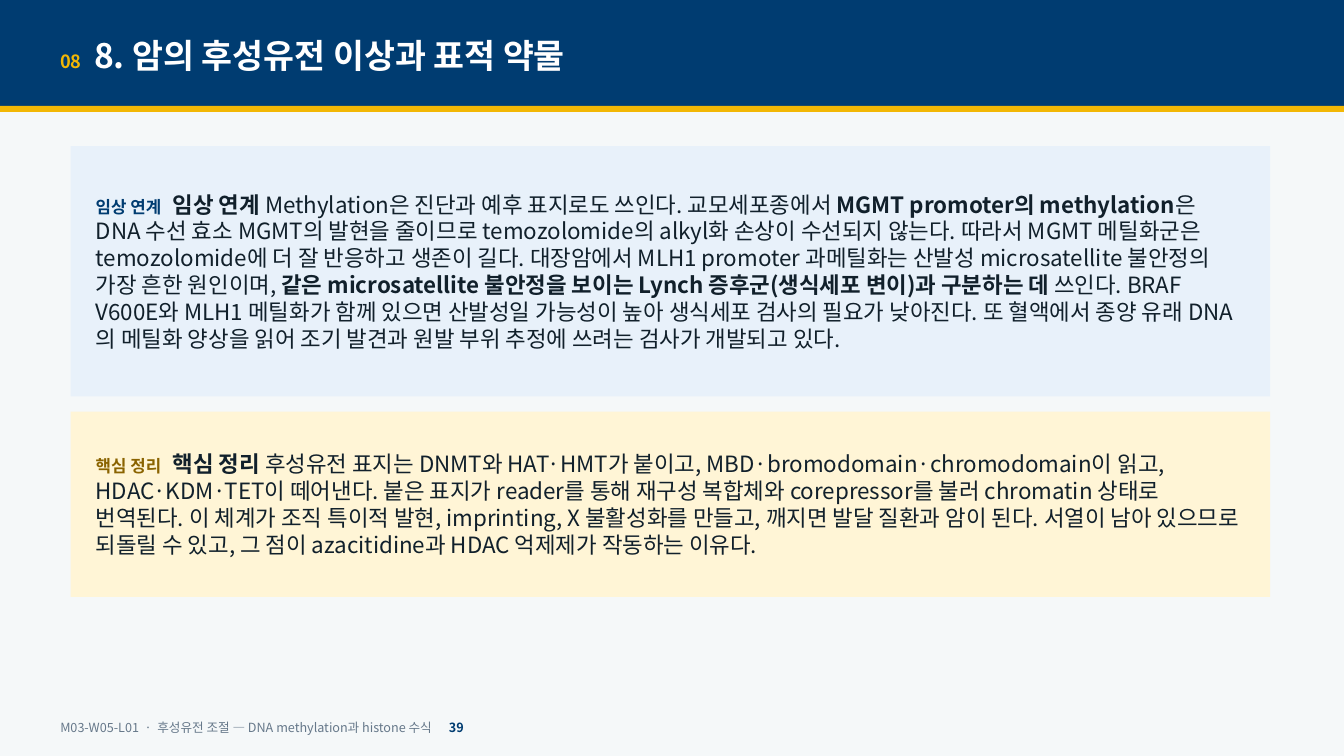
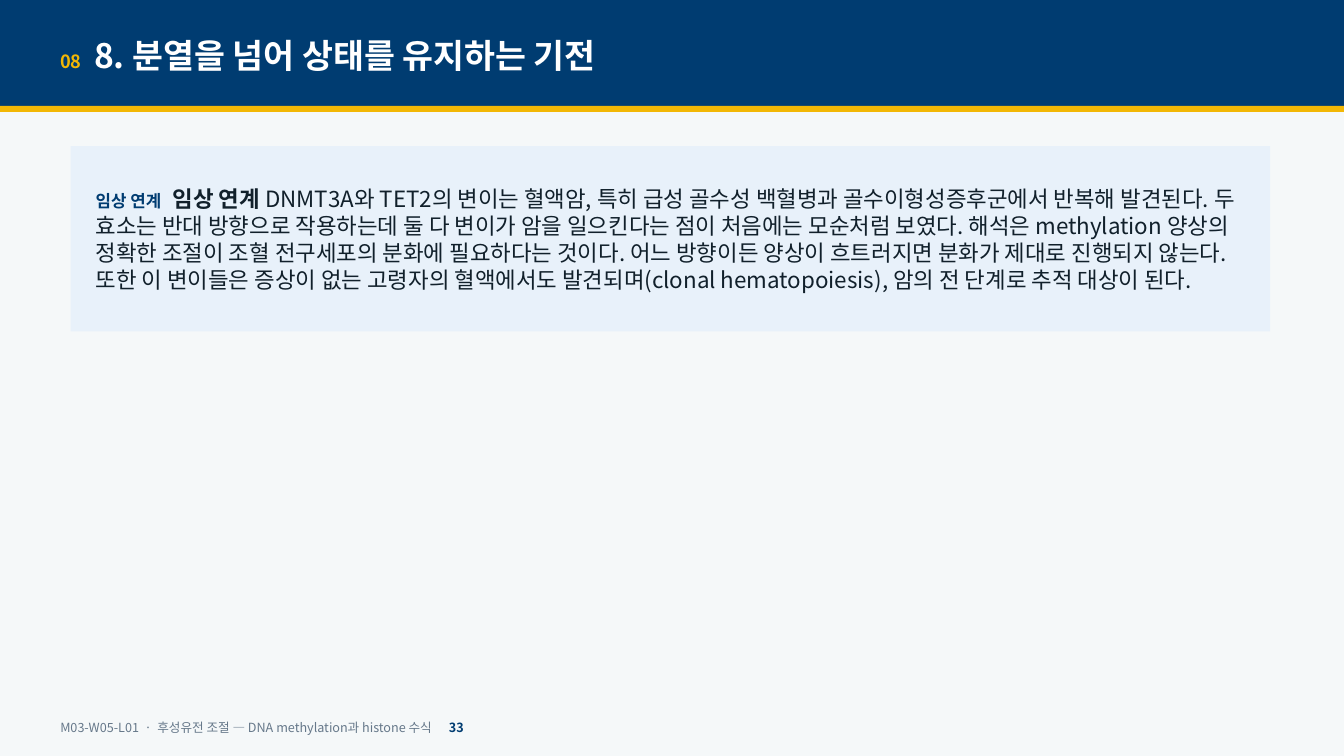
Before and after one commit to hoperiasd2/hoperiasd2.github.io, a slide deck: slide 33 of curriculum/M03/W05/L01/slides.pptx (slide 39 before the commit). Drawn at 1344x756 pixels with LibreOffice and Linux fonts; fonts in the diff are those of the drawing. Boxes give left, top, right and bottom in pixels: in the first picture for what was removed or moved away, otherwise in the second. Text is boxed around its words. In the diff, an @@ line names an element or a change of style, - is before the commit and + after.

```diff
--- a/curriculum/M03/W05/L01/slides.pptx
+++ b/curriculum/M03/W05/L01/slides.pptx
@@ text at <box>60,39,596,71</box>: text changed @@
-08 8. 암의 후성유전 이상과 표적 약물
+08 8. 분열을 넘어 상태를 유지하는 기전
@@ rectangle "임상 연계 임상 연계 DNMT3A와 ...": place and size @@
-rectangle "임상 연계 임상 연계 DNMT3A와 ..." at <box>71,146,1270,396</box>
+rectangle "임상 연계 임상 연계 DNMT3A와 ..." at <box>71,146,1270,332</box>
@@ text in rectangle at <box>96,188,1235,293</box>: text changed @@
-임상 연계 임상 연계 Methylation은 진단과 예후 표지로도 쓰인다. 교모세포종에서 MGMT promoter의 methylation은 DNA 수선 효소 MGMT의 발현을 줄이므로 temozolomide의 alkyl화 손상이 수선되지 않는다. 따라서 MGMT 메틸화군은 temozolomide에 더 잘 반응하고 생존이 길다. 대장암에서 MLH1 promoter 과메틸화는 산발성 microsatellite 불안정의 가장 흔한 원인이며, 같은 microsatellite 불안정을 보이는 Lynch 증후군(생식세포 변이)과 구분하는 데 쓰인다. BRAF V600E와 MLH1 메틸화가 함께 있으면 산발성일 가능성이 높아 생식세포 검사의 필요가 낮아진다. 또 혈액에서 종양 유래 DNA의 메틸화 양상을 읽어 조기 발견과 원발 부위 추정에 쓰려는 검사가 개발되고 있다.
+임상 연계 임상 연계 DNMT3A와 TET2의 변이는 혈액암, 특히 급성 골수성 백혈병과 골수이형성증후군에서 반복해 발견된다. 두 효소는 반대 방향으로 작용하는데 둘 다 변이가 암을 일으킨다는 점이 처음에는 모순처럼 보였다. 해석은 methylation 양상의 정확한 조절이 조혈 전구세포의 분화에 필요하다는 것이다. 어느 방향이든 양상이 흐트러지면 분화가 제대로 진행되지 않는다. 또한 이 변이들은 증상이 없는 고령자의 혈액에서도 발견되며(clonal hematopoiesis), 암의 전 단계로 추적 대상이 된다.
@@ rectangle removed at <box>71,411,1270,597</box> @@
-핵심 정리 핵심 정리 후성유전 표지는 DNMT와 HAT·HMT가 붙이고, MBD·bromodomain·chromodomain이 읽고, HDAC·KDM·TET이 떼어낸다. 붙은 표지가 reader를 통해 재구성 복합체와 corepressor를 불러 chromatin 상태로 번역된다. 이 체계가 조직 특이적 발현, imprinting, X 불활성화를 만들고, 깨지면 발달 질환과 암이 된다. 서열이 남아 있으므로 되돌릴 수 있고, 그 점이 azacitidine과 HDAC 억제제가 작동하는 이유다.
@@ text at <box>60,721,464,735</box>: text changed @@
-M03-W05-L01 · 후성유전 조절 — DNA methylation과 histone 수식 39
+M03-W05-L01 · 후성유전 조절 — DNA methylation과 histone 수식 33
```
Also in this commit, not shown: 42 other slides changed, 8 slides added, 5 slides removed, 17 other files.
